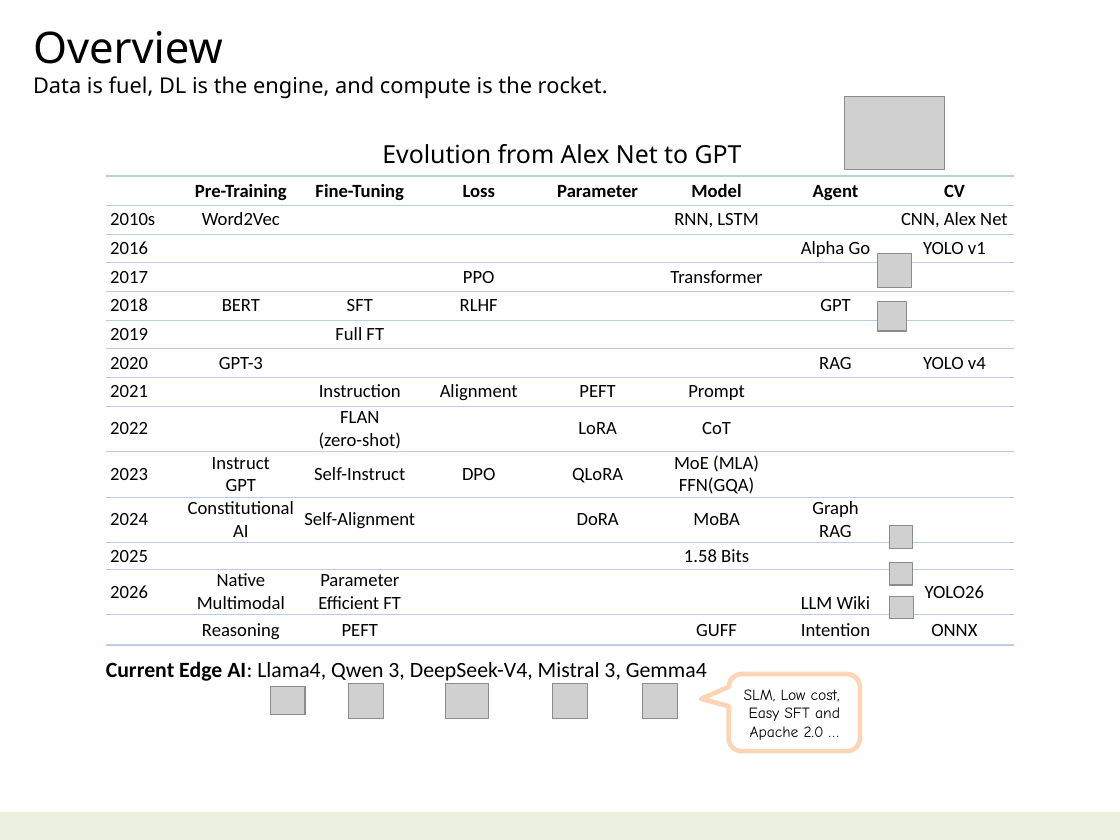
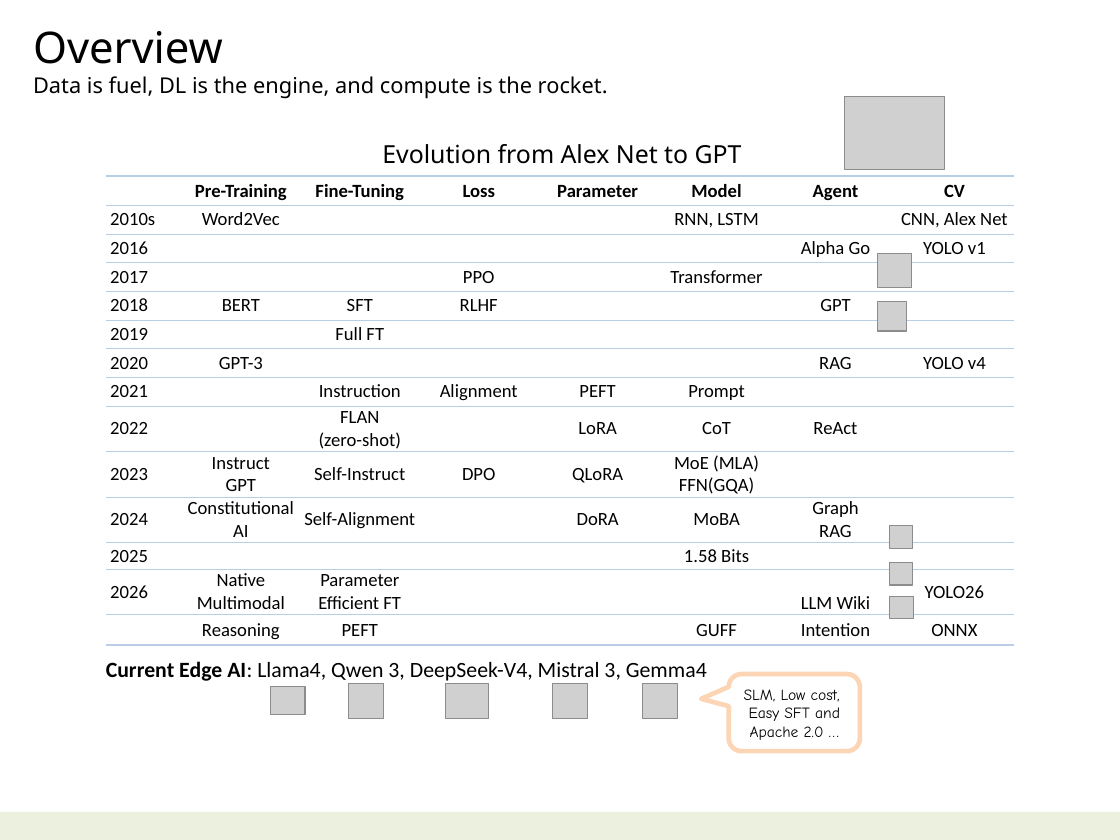
Before and after one commit to navibator/crazy-ai, a slide deck: slide 4 of ai.pptx. Drawn at 1120x840 pixels with LibreOffice and Linux fonts; fonts in the diff are those of the drawing; grey boxes stand for pictures. Boxes give left, top, right and bottom in pixels: in the first picture for what was removed or moved away, otherwise in the second. Text is boxed around its words. In the diff, an @@ line names an element or a change of style, - is before the commit and + after.

```diff
--- a/ai.pptx
+++ b/ai.pptx
@@ table at (105,131,1012,688) @@
-row 10, column 7: 
+row 10, column 7: ReAct
```
Also in this commit, not shown: 1 other file.
